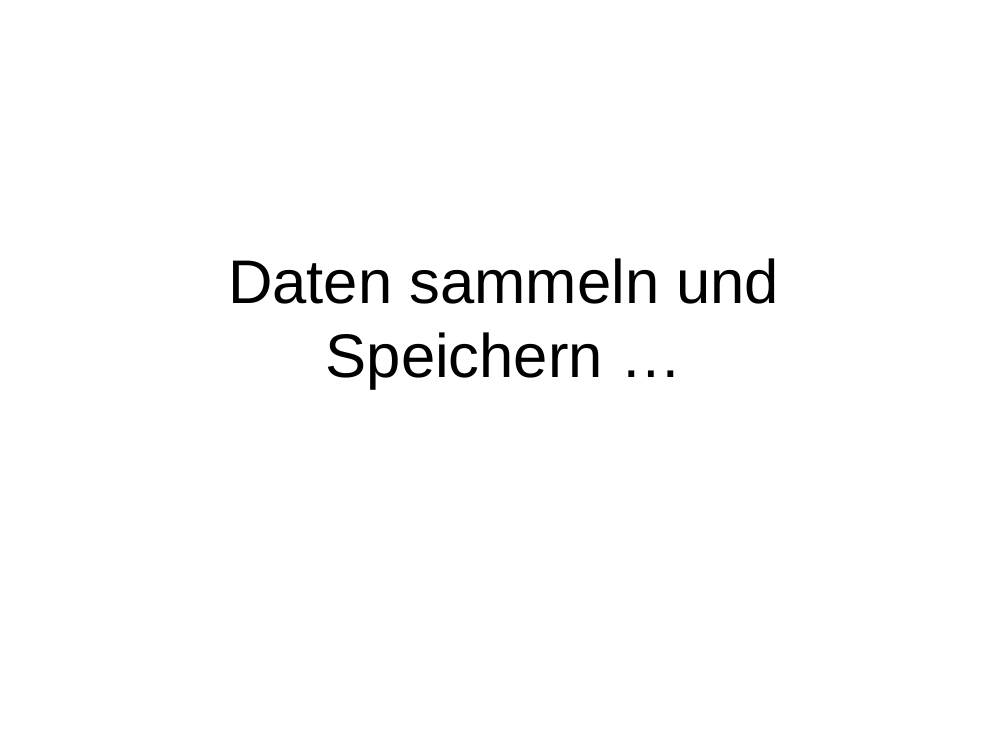
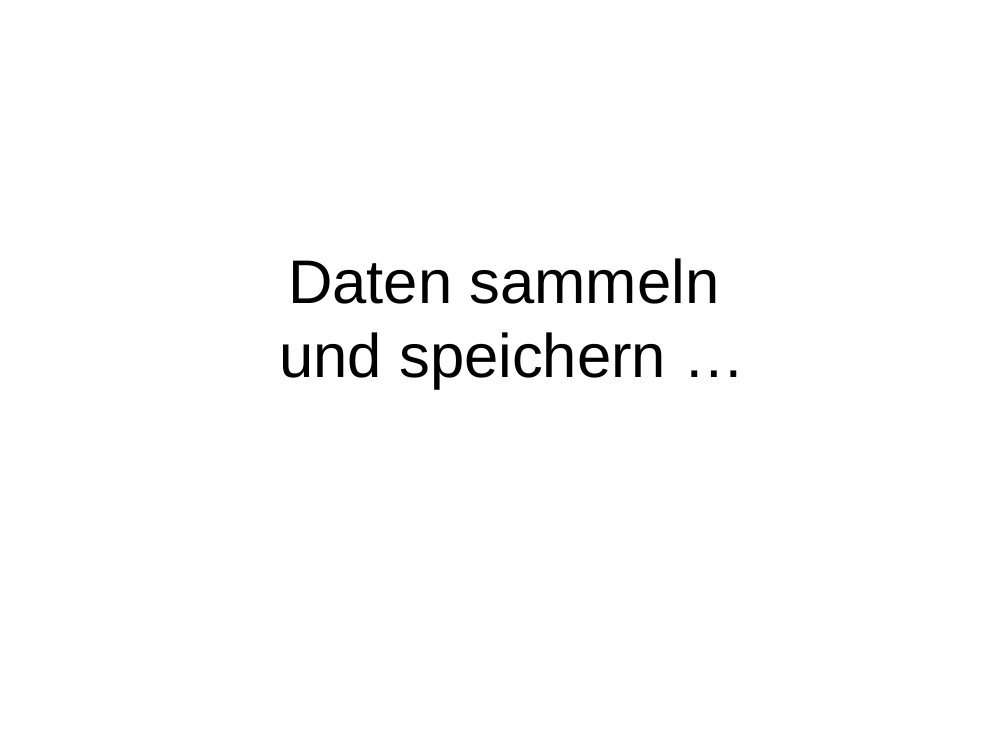
Before and after one commit to Distrotech/rrdtool, a slide deck: slide 118 of talks/rrdtoolfast/fasttalk.ppt (slide 112 before the commit). Drawn at 1008x756 pixels with LibreOffice and Linux fonts; fonts in the diff are those of the drawing. Boxes give left, top, right and bottom in pixels: in the first picture for what was removed or moved away, otherwise in the second. Text is boxed around its words. In the diff, an @@ line names an element or a change of style, - is before the commit and + after.

```diff
--- a/talks/rrdtoolfast/fasttalk.ppt
+++ b/talks/rrdtoolfast/fasttalk.ppt
@@ title at <box>279,258,719,389</box>: text changed @@
-Daten sammeln und Speichern …
+Daten sammeln
+und speichern …
```
Also in this commit, not shown: 33 other slides changed, 9 slides added, 3 slides removed.
